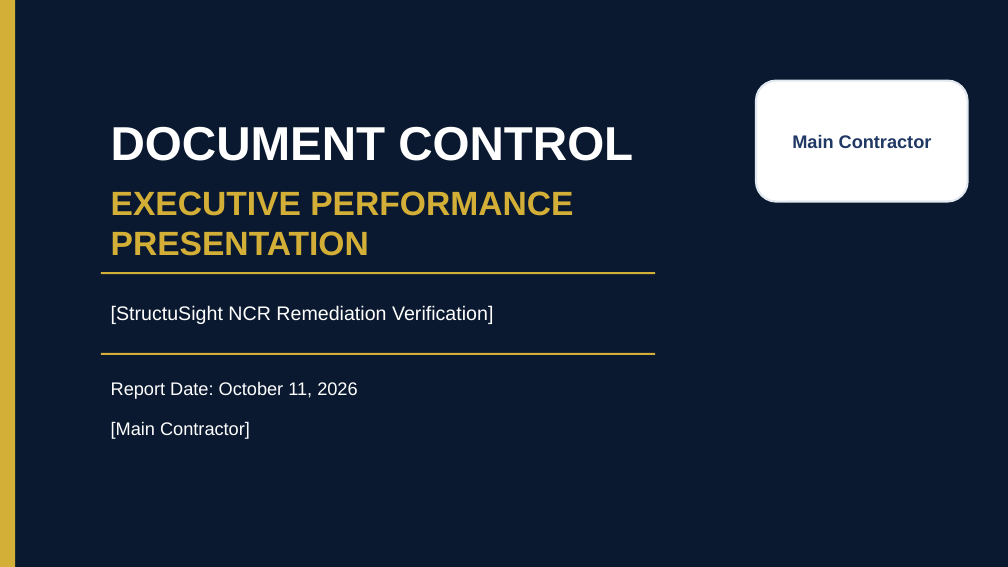
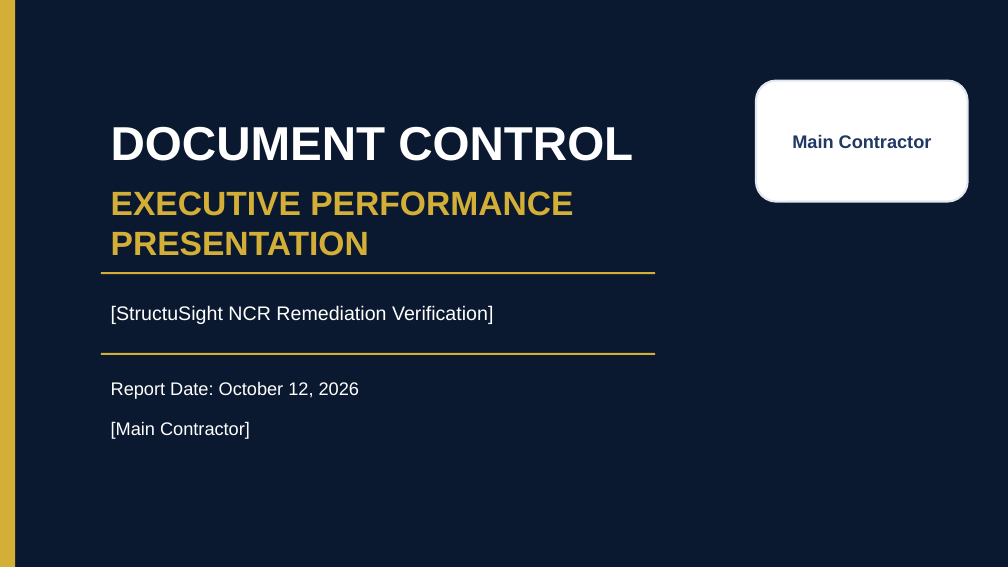
Before and after one commit to ezzeldinrashad197-sudo/ezzeldinrashad197-sudo, a slide deck: slide 1 of evidence/certification/StructuSight-NCR-Verification.pptx. Drawn at 1008x567 pixels with LibreOffice and Linux fonts; fonts in the diff are those of the drawing. Boxes give left, top, right and bottom in pixels: in the first picture for what was removed or moved away, otherwise in the second. Text is boxed around its words. In the diff, an @@ line names an element or a change of style, - is before the commit and + after.

Commit message:
test: update audit evidence and synthetic fixtures
Update verification audit reports, documentation timestamps, and NCR source identity fixtures to reflect current system state and ensure test reproducibility.

```diff
--- a/evidence/certification/StructuSight-NCR-Verification.pptx
+++ b/evidence/certification/StructuSight-NCR-Verification.pptx
@@ text at [111,381,359,399]: text changed @@
-Report Date: October 11, 2026
+Report Date: October 12, 2026
```
Also in this commit, not shown: 15 other slides changed, 12 other files.
